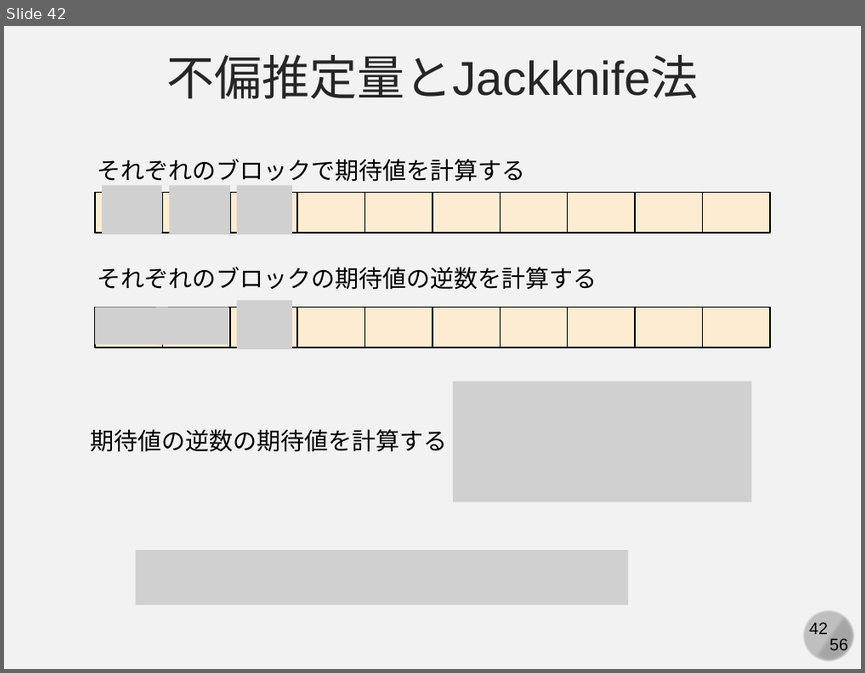
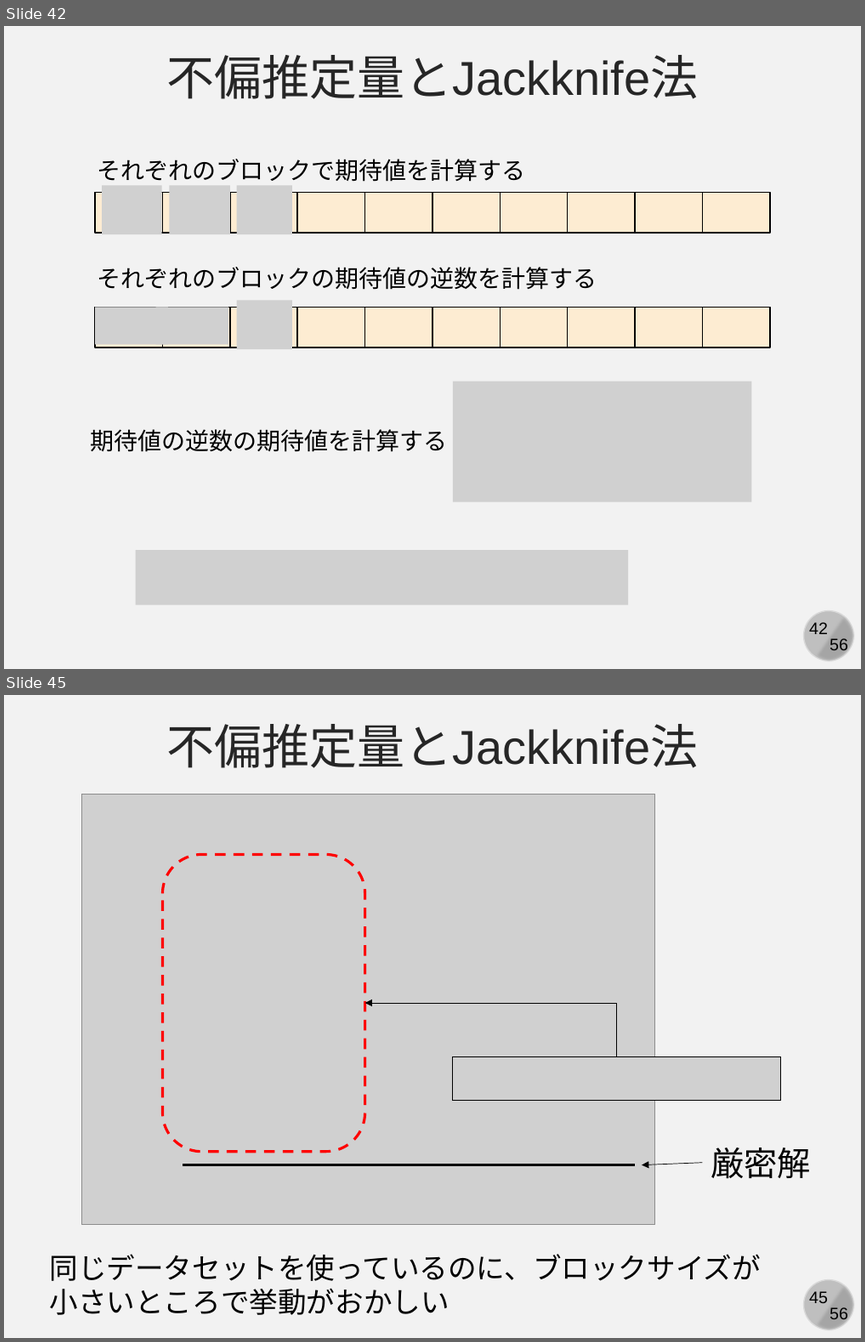
Before and after one commit to kaityo256/simulation_engineering, a slide deck: 03_mc_advanced/simulation03.pptx. Shown one above the other, each under a label of ours: slide 42 before the commit, slides 42 and 45 after it; the slides between them are not shown. The pictures are 865x673 and 865x1342 pixels, drawn with LibreOffice and Linux fonts; fonts in the diff are those of the drawing; grey boxes stand for pictures. Boxes give left, top, right and bottom in pixels: in the first picture for what was removed or moved away, otherwise in the second. Text is boxed around its words. In the diff, an @@ line names an element or a change of style, - is before the commit and + after.

```diff
--- a/03_mc_advanced/simulation03.pptx
+++ b/03_mc_advanced/simulation03.pptx
@@ slide 45 added at [4,695,861,1338], background #F2F2F2; not listed: 4 template elements that a slide beside it also shows @@
@@ text added at [167,724,698,768], 40 pt, text #262626 @@
+不偏推定量とJackknife法
@@ picture added at [82,794,655,1224] @@
@@ rounded rectangle added at [162,854,364,1151], outline #FF0000 2.25 pt dashed @@
@@ elbow arrow added from (617, 1056) to (364, 1003), #000000 0.5 pt @@
@@ picture added at [453,1056,780,1100] @@
@@ text added at [710,1147,810,1179], 28 pt, text #000000 @@
+厳密解
@@ line added from (183, 1164) to (635, 1164), #000000 2.25 pt @@
@@ arrow added from (703, 1162) to (642, 1164), #000000 0.5 pt @@
@@ text added at [49,1253,760,1315], 24 pt, text #000000 @@
+同じデータセットを使っているのに、ブロックサイズが小さいところで挙動がおかしい
```
Also in this commit, not shown: 1 slide changed, 1 other slide added, 4 other files.
